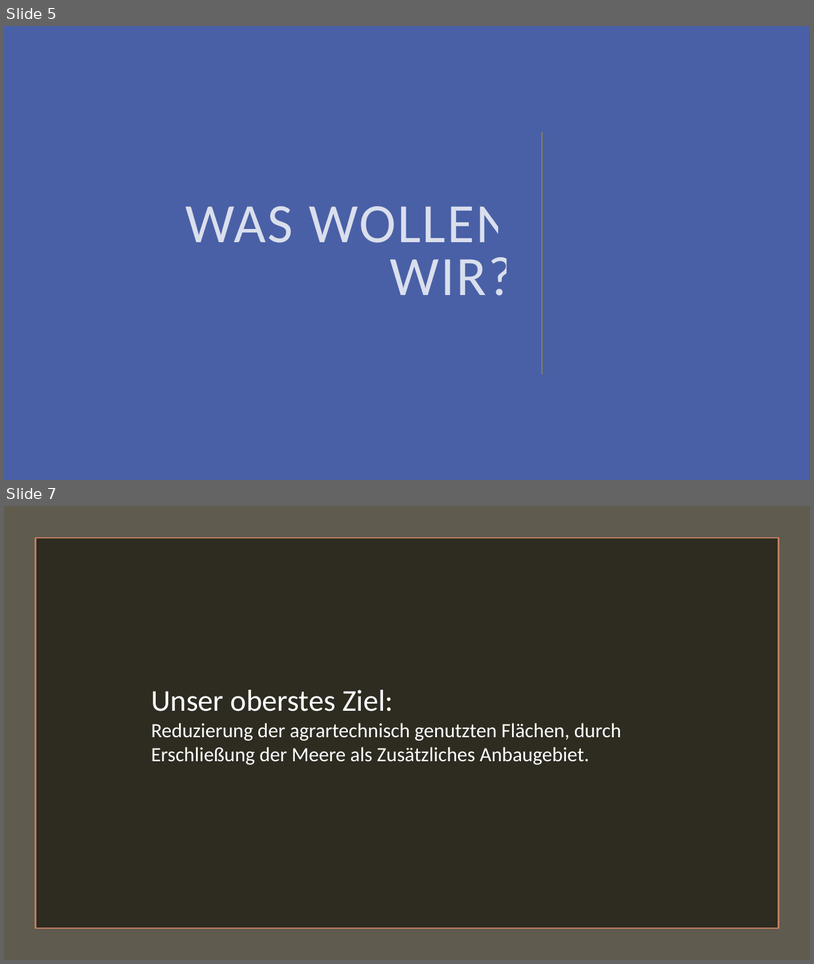
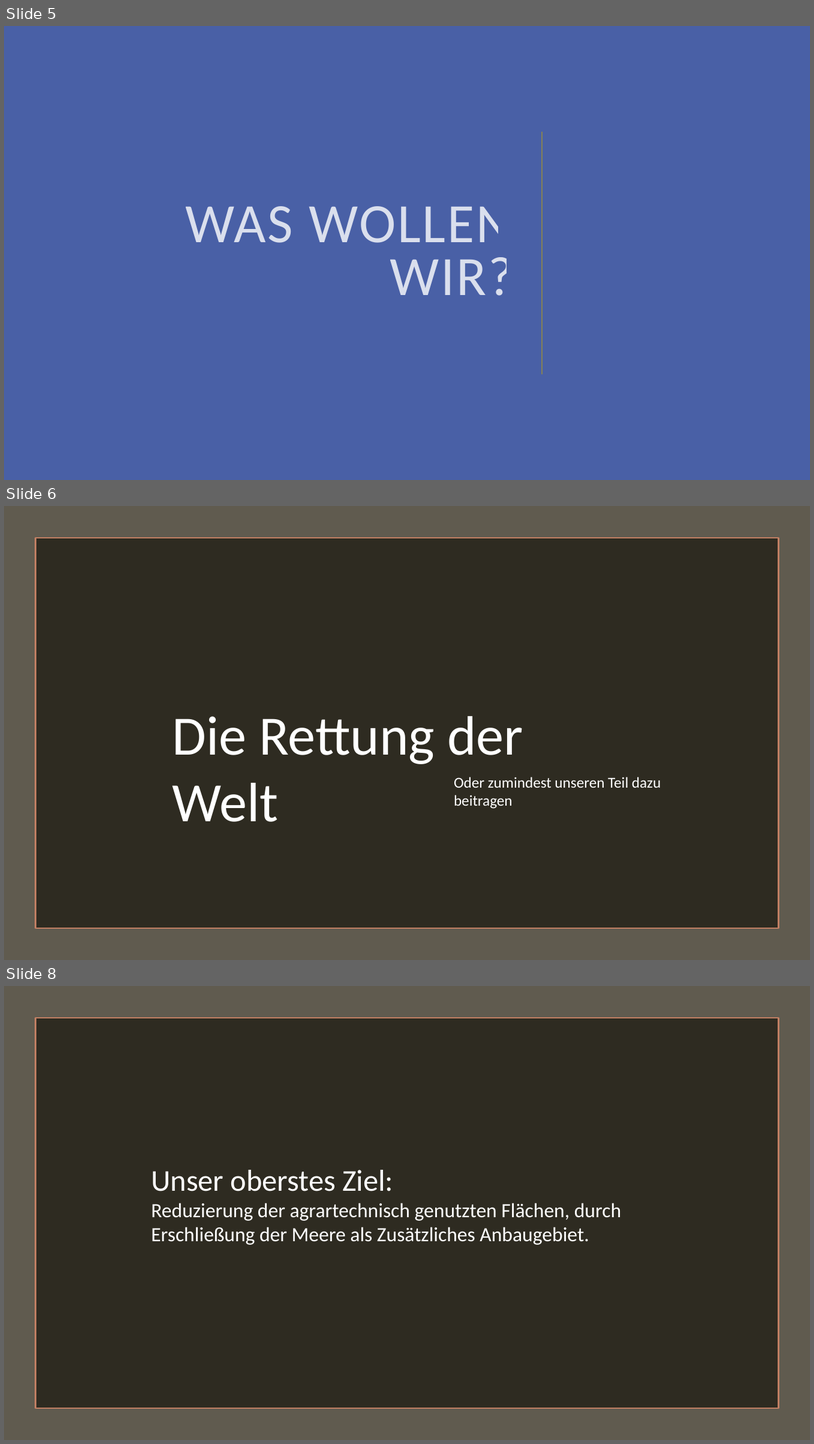
Before and after one commit to plastikpamaro/MKon, a slide deck: Meilenstein1/Firmenpräsentation.pptx. Shown one above the other, each under a label of ours: slides 5 and 7 before the commit, slides 5, 6 and 8 after it; the slides between them are not shown. The pictures are 814x964 and 814x1444 pixels, drawn with LibreOffice and Linux fonts; fonts in the diff are those of the drawing. Boxes give left, top, right and bottom in pixels: in the first picture for what was removed or moved away, otherwise in the second. Text is boxed around its words. In the diff, an @@ line names an element or a change of style, - is before the commit and + after.

```diff
--- a/Meilenstein1/Firmenpräsentation.pptx
+++ b/Meilenstein1/Firmenpräsentation.pptx
@@ slide 6 added at (4,506,810,960), background #4960A6 @@
@@ rectangle added at (4,506,810,960), fill #605B4F @@
@@ rectangle added at (35,538,779,928), fill #2E2B21, outline #C17F63 1.75 pt @@
@@ text added at (172,716,524,822), 66 pt, text #FFFFFF @@
+Die Rettung der Welt
@@ text added at (454,777,661,808), 18 pt, text #FFFFFF @@
+Oder zumindest unseren Teil dazu beitragen
@@ what was slide 7 is now slide 8 @@
```
Also in this commit, not shown: 3 slides changed, 2 other slides added, 1 other file.
